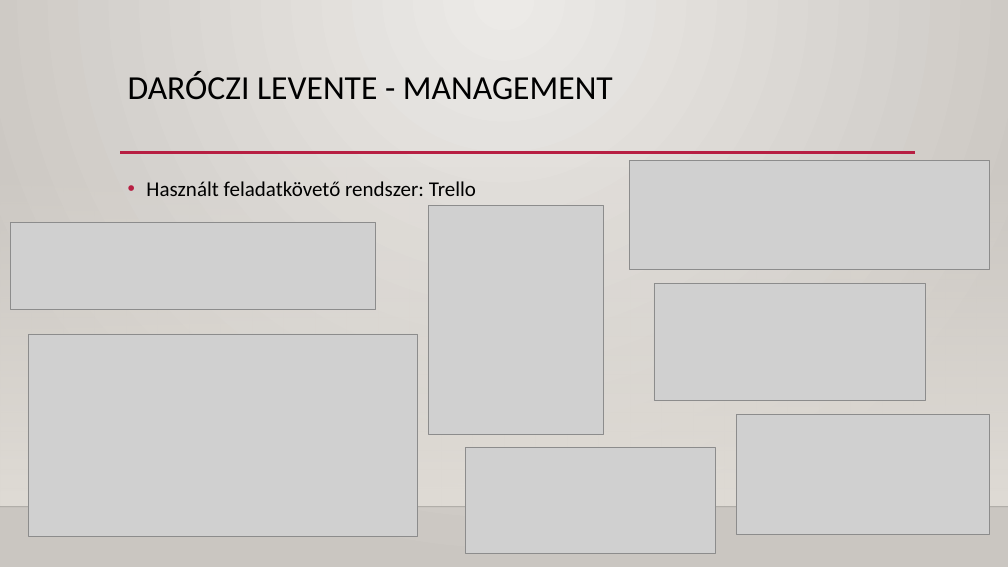
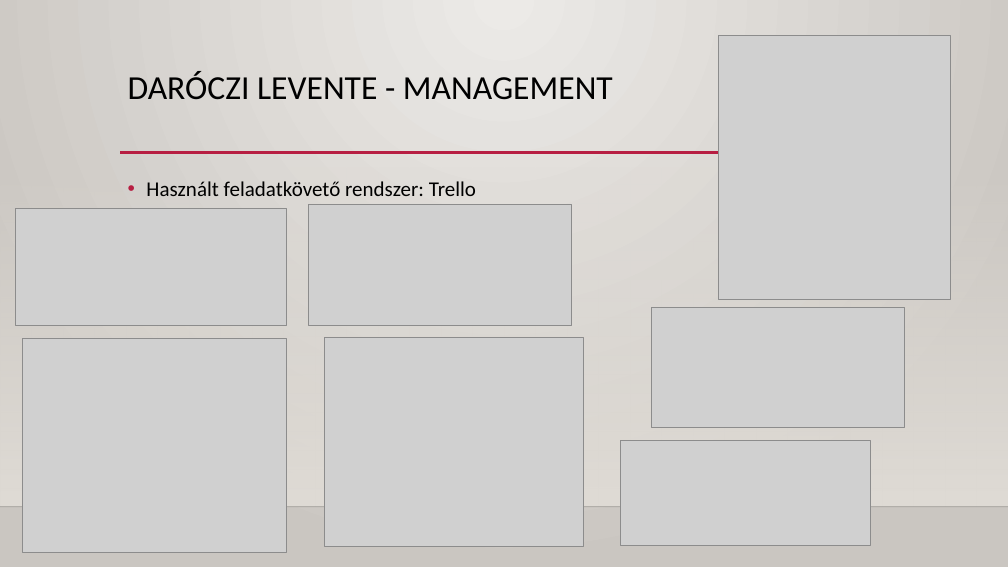
Before and after one commit to Dlevy004/kanban-webapp, a slide deck: slide 2 of Kanban webapp - Buborék együttes.pptx. Drawn at 1008x567 pixels with LibreOffice and Linux fonts; fonts in the diff are those of the drawing; grey boxes stand for pictures; background and template pictures are left out. Boxes give left, top, right and bottom in pixels: in the first picture for what was removed or moved away, otherwise in the second. Text is boxed around its words. In the diff, an @@ line names an element or a change of style, - is before the commit and + after.

```diff
--- a/Kanban webapp - Buborék együttes.pptx
+++ b/Kanban webapp - Buborék együttes.pptx
@@ picture added at box(718, 36, 951, 299) @@
@@ picture removed at box(629, 160, 990, 270) @@
@@ picture: place and size @@
-picture at box(654, 284, 926, 401)
+picture at box(16, 209, 287, 326)
@@ picture added at box(309, 204, 572, 325) @@
@@ picture removed at box(429, 206, 603, 435) @@
@@ picture removed at box(11, 222, 375, 309) @@
@@ picture: place and size @@
-picture at box(737, 415, 990, 535)
+picture at box(651, 308, 904, 427)
@@ picture: place and size @@
-picture at box(29, 334, 418, 537)
+picture at box(23, 339, 287, 553)
@@ picture added at box(324, 337, 584, 547) @@
@@ picture: place and size @@
-picture at box(466, 448, 715, 554)
+picture at box(621, 440, 870, 546)
```
Also in this commit, not shown: 3 other slides changed, 5 slides added.
